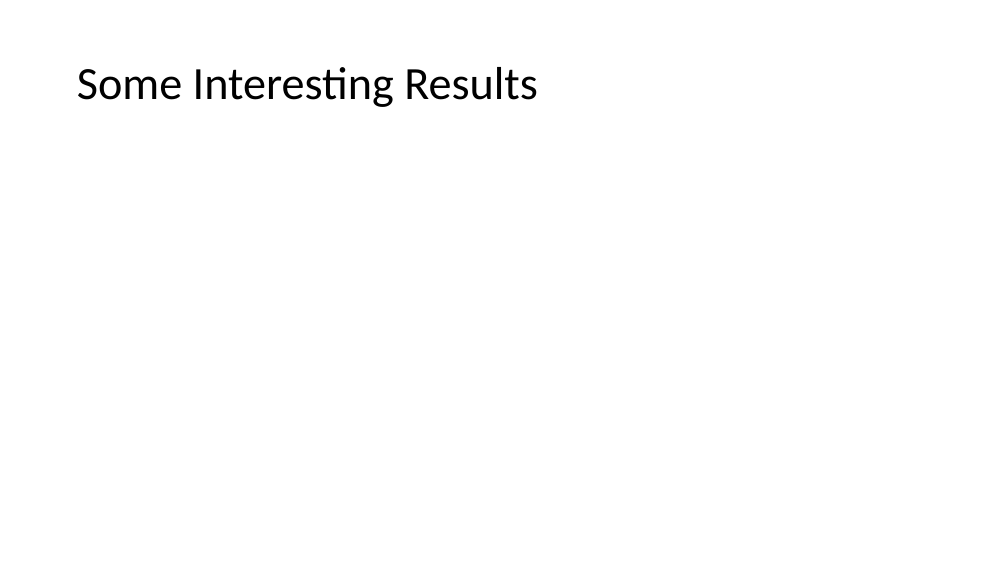
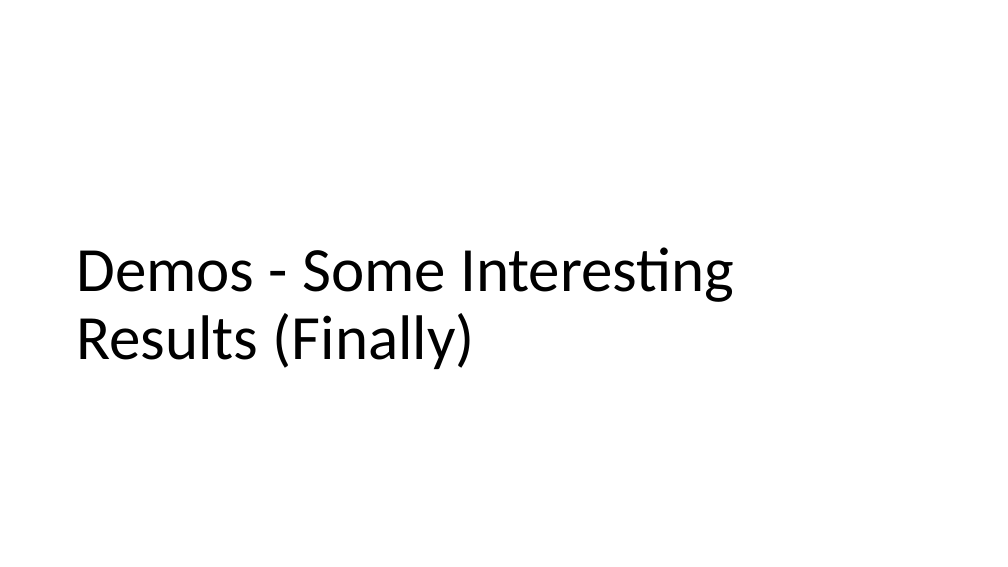
Before and after one commit to tresat/JMH-Presentation, a slide deck: slide 40 of doc/slides.pptx. Drawn at 1008x567 pixels with LibreOffice and Linux fonts; fonts in the diff are those of the drawing. Boxes give left, top, right and bottom in pixels: in the first picture for what was removed or moved away, otherwise in the second. Text is boxed around its words. In the diff, an @@ line names an element or a change of style, - is before the commit and + after.

```diff
--- a/doc/slides.pptx
+++ b/doc/slides.pptx
@@ title "Demos - Some Interesting Results ..." at (x1=76, y1=247, x2=734, y2=369): vertical alignment middle to bottom @@
@@ title at (x1=76, y1=247, x2=734, y2=369): text changed; size 44 to 60 pt @@
-Some Interesting Results
+Demos - Some Interesting Results (Finally)
```
Also in this commit, not shown: 6 other slides changed, 3 other files.
